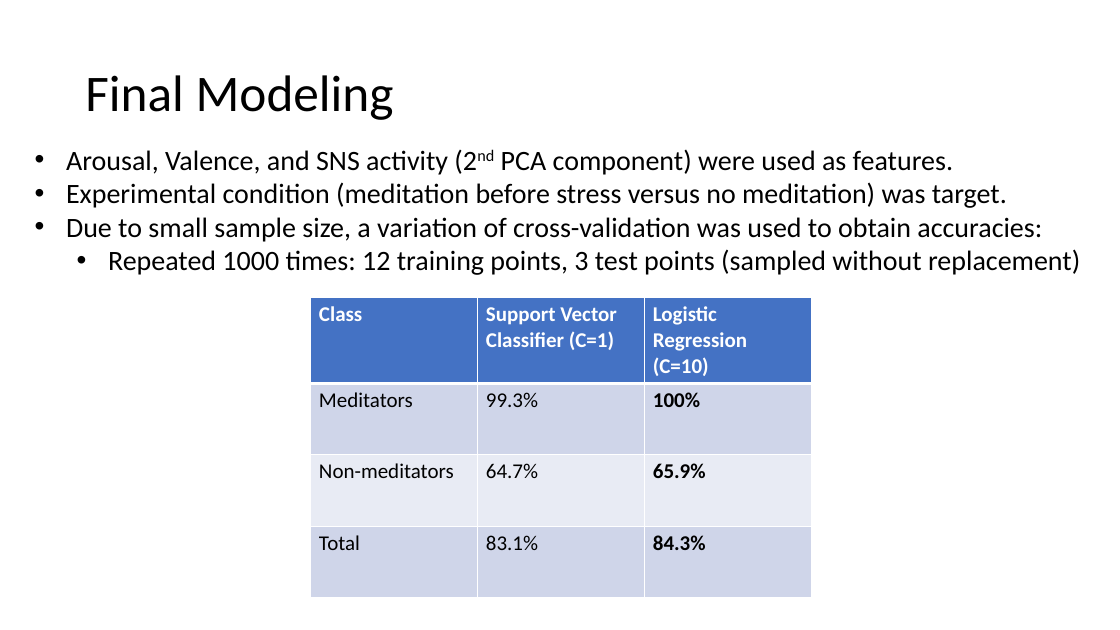
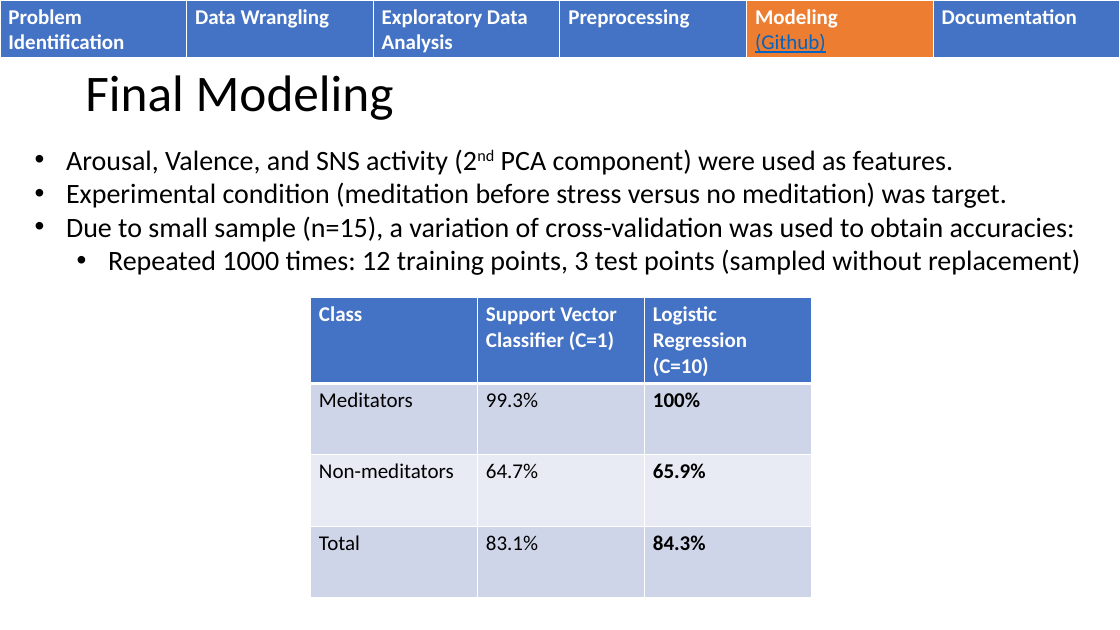
Before and after one commit to WalterPiTheScienceGuy/Springboard_Capstone2, a slide deck: slide 20 of Capstone2/reports/Springboard Capstone 2 ppt.pptx (slide 21 before the commit). Drawn at 1120x630 pixels with LibreOffice and Linux fonts; fonts in the diff are those of the drawing. Boxes give left, top, right and bottom in pixels: in the first picture for what was removed or moved away, otherwise in the second. Text is boxed around its words. In the diff, an @@ line names an element or a change of style, - is before the commit and + after.

```diff
--- a/Capstone2/reports/Springboard Capstone 2 ppt.pptx
+++ b/Capstone2/reports/Springboard Capstone 2 ppt.pptx
@@ table added at (0,0,1119,59), 1 rows, 6 columns @@
+Problem Identification | Data Wrangling | Exploratory Data Analysis | Preprocessing | Modeling / (Github) | Documentation
@@ text at (66,216,1075,242): text changed @@
-• Due to small sample size, a variation of cross-validation was used to obtain accuracies:
+• Due to small sample (n=15), a variation of cross-validation was used to obtain accuracies:
```
Also in this commit, not shown: 19 other slides changed, 1 slide added, 2 slides removed.
